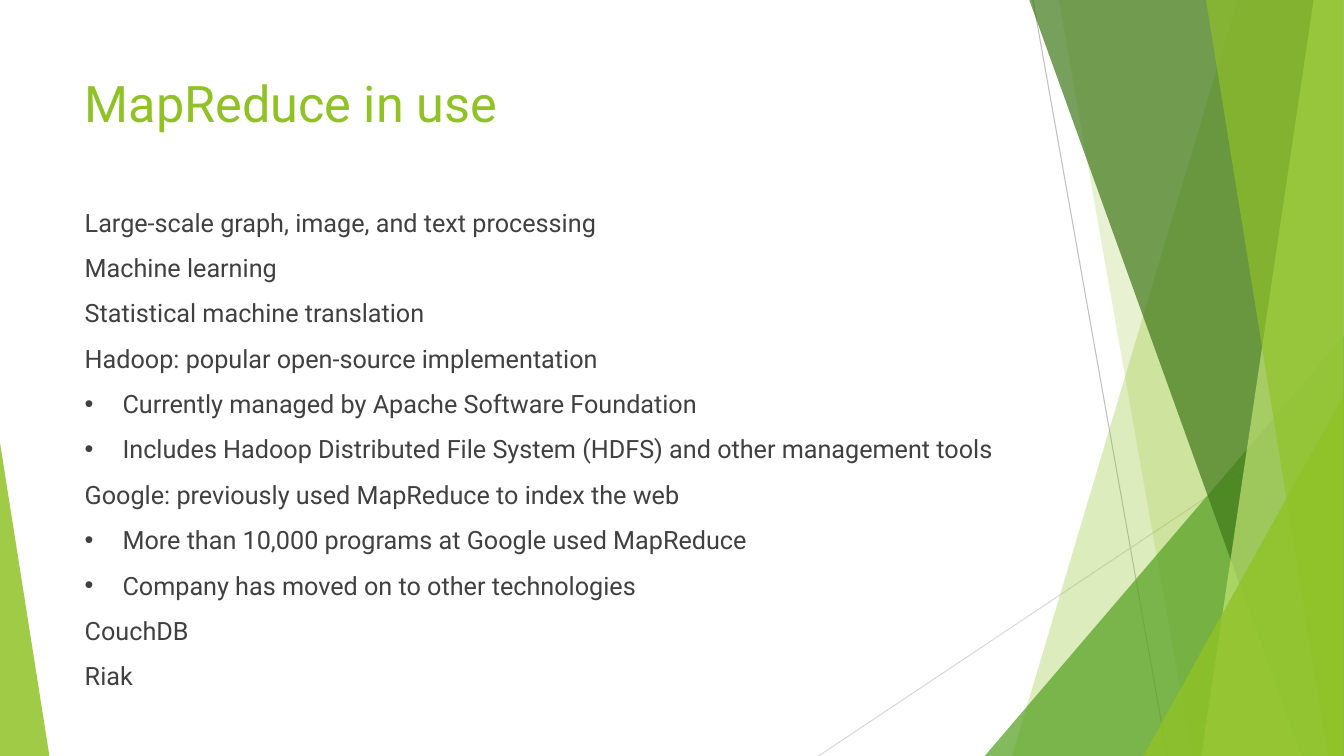
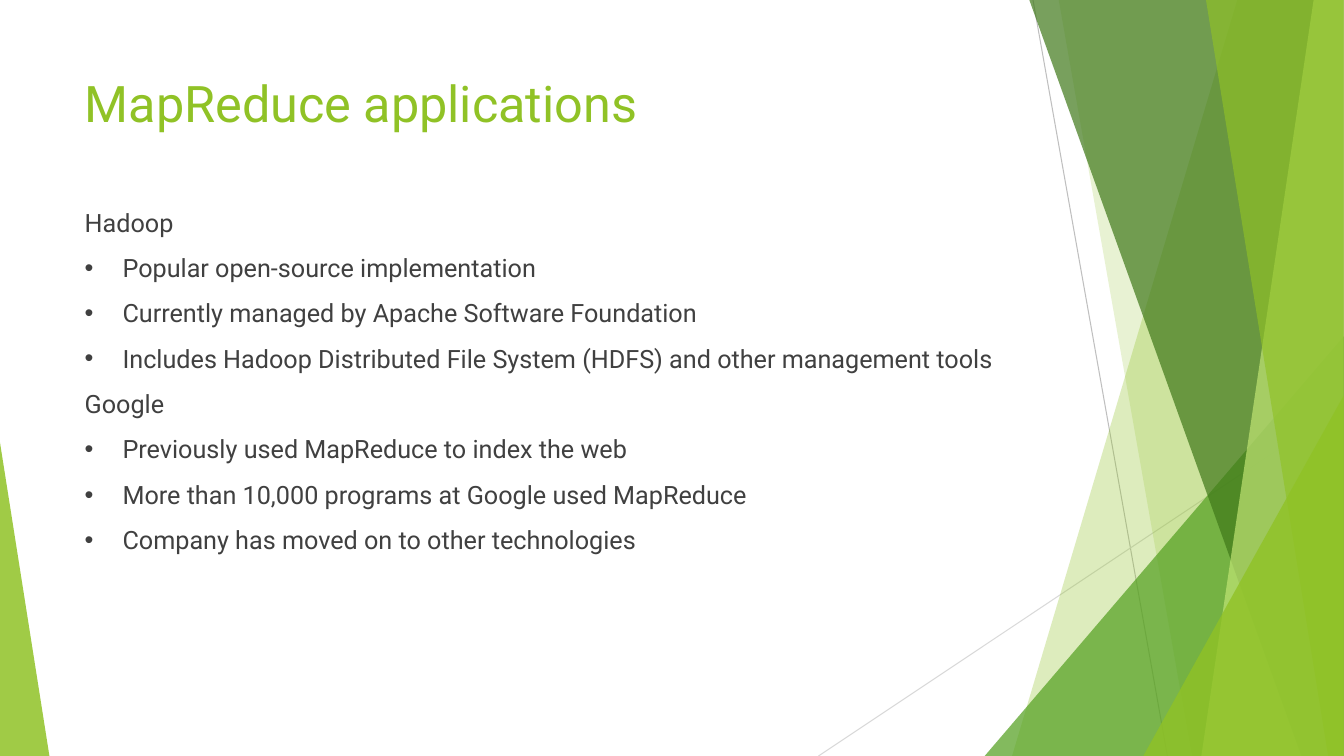
Before and after one commit to Ninjinkai/CAP6315_Presentation, a slide deck: slide 6 of Presentation_Nick_Petty.pptx (slide 5 before the commit). Drawn at 1344x756 pixels with LibreOffice and Linux fonts; fonts in the diff are those of the drawing. Boxes give left, top, right and bottom in pixels: in the first picture for what was removed or moved away, otherwise in the second. Text is boxed around its words. In the diff, an @@ line names an element or a change of style, - is before the commit and + after.

```diff
--- a/Presentation_Nick_Petty.pptx
+++ b/Presentation_Nick_Petty.pptx
@@ title at (85, 84, 637, 133): text changed @@
-MapReduce in use
+MapReduce applications
@@ text at (85, 213, 536, 282): text changed @@
-Large-scale graph, image, and text processing
-Machine learning
-Statistical machine translation
-Hadoop: popular open-source implementation
+Hadoop
+• Popular open-source implementation
@@ text at (85, 394, 627, 464): text changed @@
-Google: previously used MapReduce to index the web
+Google
+• Previously used MapReduce to index the web
@@ text at (85, 621, 189, 685): paragraphs removed @@
-CouchDB
-Riak
```
Also in this commit, not shown: 1 other slide changed, 2 slides added, 1 other file.
